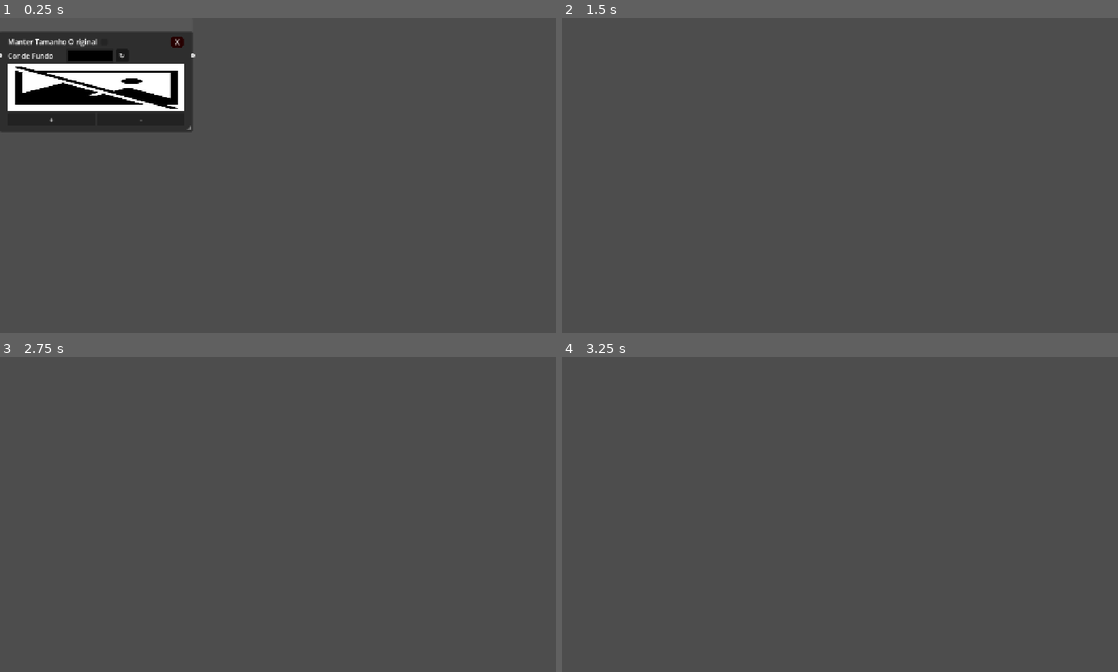
Above: before the commit, frames 1-4 (two rows, left to right).
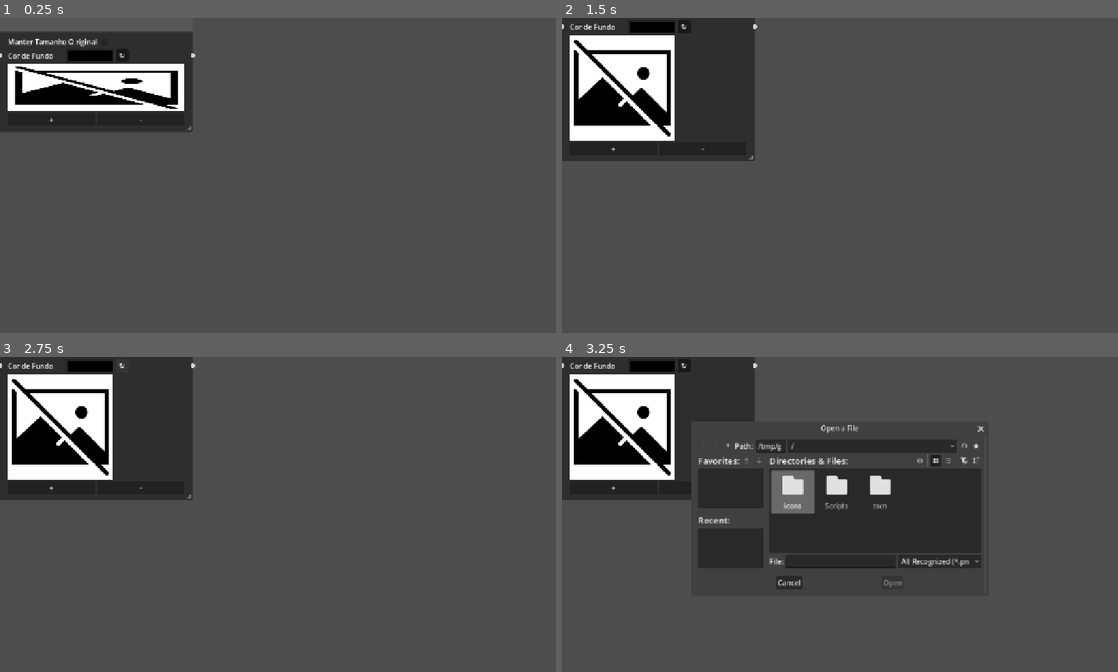
Above: after the commit, the same moments.

Repository: Miguel-de-Souza/Map-infinity
Game: Godot game, scene res://tscn/graph_node_Image.tscn
The game is run twice, just before and just after one commit, with the same random seed, the same clock (stepped at 60 frames per second) and the same inputs. This scene is started directly instead of the project's main scene.
Inputs (mouse positions are in pixels of both pictures, inside the frame that each line leads up to):
- Up to frame 1 (0.25 s): no input
- Up to frame 2 (1.5 s): click (739, 43) at 0.5 s, where only the run before the commit has a clickable "X"; click (667, 43) at 1.27 s
- Up to frame 3 (2.75 s): click (122, 366) at 2 s, where only the run after the commit has a clickable "↻"
- Up to frame 4 (3.25 s): click (656, 426) at 2.77 s

The runs differ from the first frame. In frame 1, less than 0.1% of the frame differs, in the area x 30-34%, y 5-10%; in frame 2, 16%; in frame 3, 15%; in frame 4, 30%, in the area x 0-76%, y 0-74%.
Error after the commit: Invalid call. Nonexistent function 'clear_selection' in base 'Window'. (res://Scripts/graph_node_Image.gd:115)

Commit message:
Botão de Deletar Node removido (0.0.8)
O Botão "X" não é importante para fechar um Node, além de sujar o design, (a cena button_exit ainda existe e será pensado futuramente)

Diff:
--- a/tscn/graph_node_Image.tscn
+++ b/tscn/graph_node_Image.tscn
@@ -1,7 +1,6 @@
 [gd_scene format=3 uid="uid://di7oqrwfyddru"]
 
 [ext_resource type="Script" uid="uid://b1frqmyqglxuq" path="res://Scripts/graph_node_Image.gd" id="1_j7muo"]
-[ext_resource type="PackedScene" uid="uid://ctuvef7kihup8" path="res://tscn/button_exit.tscn" id="2_4iwyn"]
 [ext_resource type="PackedScene" uid="uid://dxkn703ac8rh0" path="res://tscn/reset.tscn" id="2_fcwth"]
 [ext_resource type="Texture2D" uid="uid://bdtbfaqxn5emc" path="res://icons/no-image.jpg" id="2_pj3d8"]
 
@@ -76,10 +75,6 @@
 [node name="Check Size" type="CheckBox" parent="Container/Container Size" unique_id=2003499002]
 layout_mode = 2
 
-[node name="Button Exit" parent="Container" unique_id=198738323 node_paths=PackedStringArray("node_Graph") instance=ExtResource("2_4iwyn")]
-layout_mode = 2
-node_Graph = NodePath("../..")
-
 [node name="Container color custom" type="HBoxContainer" parent="." unique_id=1055127660]
 layout_mode = 2
 size_flags_horizontal = 0
--- a/tscn/graph_node_URL.tscn
+++ b/tscn/graph_node_URL.tscn
@@ -2,7 +2,6 @@
 
 [ext_resource type="Script" uid="uid://bje5q4v3if27r" path="res://Scripts/graph_node_URL.gd" id="1_lo1fl"]
 [ext_resource type="PackedScene" uid="uid://dxkn703ac8rh0" path="res://tscn/reset.tscn" id="2_7wd0v"]
-[ext_resource type="PackedScene" uid="uid://ctuvef7kihup8" path="res://tscn/button_exit.tscn" id="2_plr0o"]
 
 [node name="GraphNode" type="GraphNode" unique_id=1672945934 node_paths=PackedStringArray("url", "size_fonts", "linkButotn")]
 anchors_preset = 8
@@ -86,10 +85,6 @@
 max_value = 80.0
 value = 16.0
 
-[node name="Button Exit" parent="Container" unique_id=198738323 node_paths=PackedStringArray("node_Graph") instance=ExtResource("2_plr0o")]
-layout_mode = 2
-node_Graph = NodePath("../..")
-
 [node name="Container custom color" type="HBoxContainer" parent="." unique_id=1207928514]
 layout_mode = 2
 size_flags_horizontal = 0
--- a/tscn/graph_node_color.tscn
+++ b/tscn/graph_node_color.tscn
@@ -1,7 +1,6 @@
 [gd_scene format=3 uid="uid://dbdw60boboltf"]
 
 [ext_resource type="Script" uid="uid://kid0ouwfay50" path="res://Scripts/graph_node_color.gd" id="1_mktjo"]
-[ext_resource type="PackedScene" uid="uid://ctuvef7kihup8" path="res://tscn/button_exit.tscn" id="2_nuh5h"]
 
 [node name="GraphNode" type="GraphNode" unique_id=1672945934 node_paths=PackedStringArray("title_line", "size_fonts", "button_color", "line_hex", "line_r", "line_g", "line_b")]
 anchors_preset = 8
@@ -101,10 +100,6 @@
 max_value = 80.0
 value = 16.0
 
-[node name="Button Exit" parent="Container" unique_id=198738323 node_paths=PackedStringArray("node_Graph") instance=ExtResource("2_nuh5h")]
-layout_mode = 2
-node_Graph = NodePath("../..")
-
 [node name="ColorPickerButton" type="ColorPickerButton" parent="." unique_id=1795591820]
 clip_contents = true
 custom_minimum_size = Vector2(0, 230)
